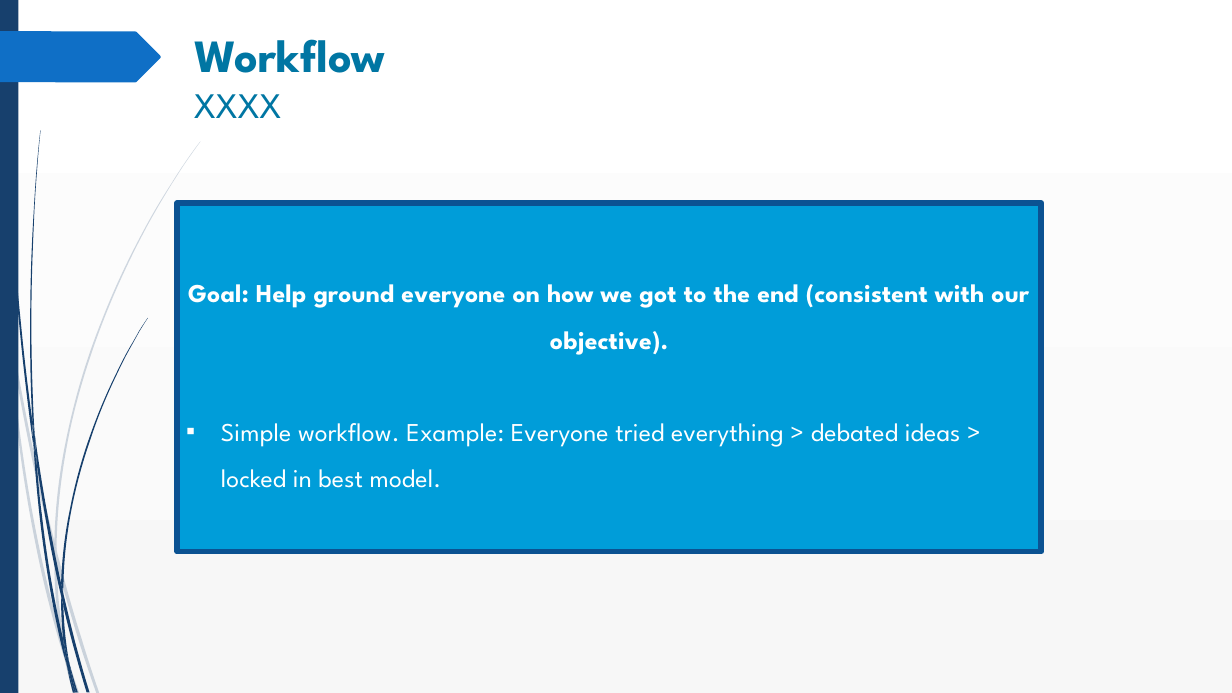
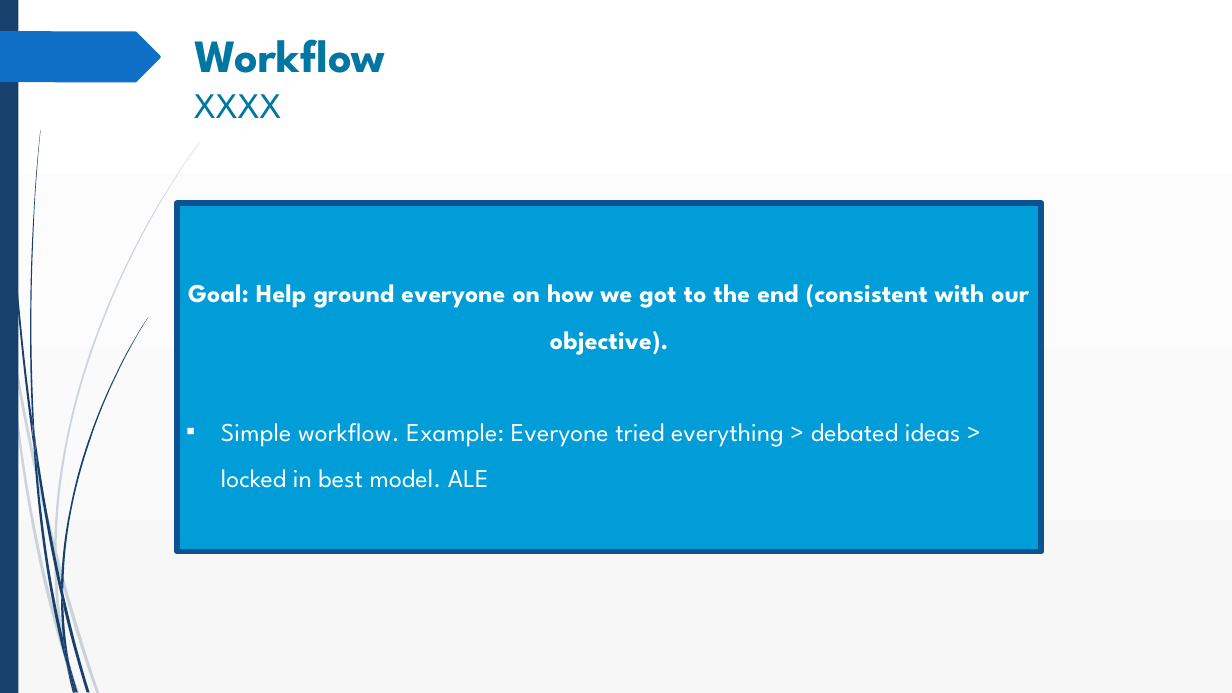
Before and after one commit to akay126/ML_housing, a slide deck: slide 4 of presentation/ML_housing_presentation_v1.pptx. Drawn at 1232x693 pixels with LibreOffice and Linux fonts; fonts in the diff are those of the drawing. Boxes give left, top, right and bottom in pixels: in the first picture for what was removed or moved away, otherwise in the second. Text is boxed around its words. In the diff, an @@ line names an element or a change of style, - is before the commit and + after.

```diff
--- a/presentation/ML_housing_presentation_v1.pptx
+++ b/presentation/ML_housing_presentation_v1.pptx
@@ text in rectangle at (221, 423, 961, 488): text changed @@
-▪ Simple workflow. Example: Everyone tried everything > debated ideas > locked in best model.
+▪ Simple workflow. Example: Everyone tried everything > debated ideas > locked in best model. ALE
```
Also in this commit, not shown: 4 other slides changed, 1 slide added, 1 slide removed.
